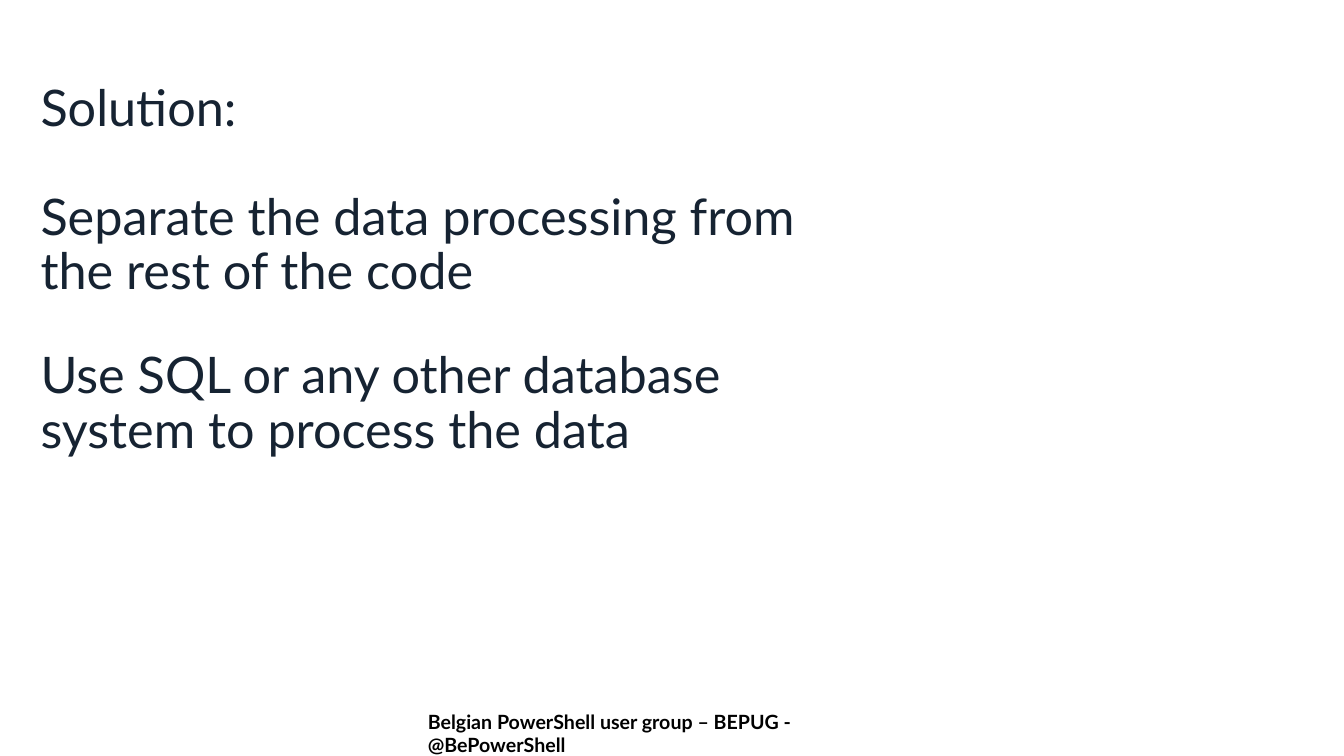
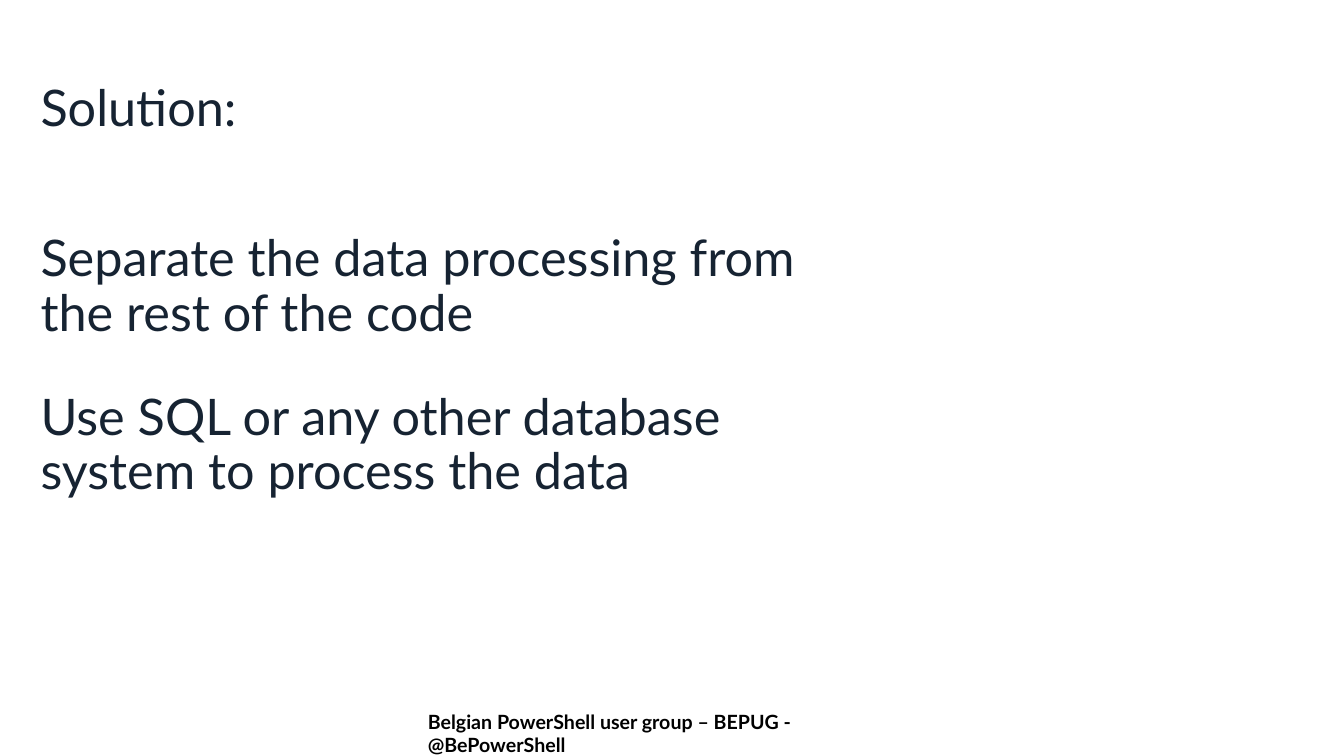
Before and after one commit to BEPUG/meetups, a slide deck: slide 4 of 20180927/Stick to the full potential of PowerShell/Stick to the full potential of PowerShell.pptx. Drawn at 1344x756 pixels with LibreOffice and Linux fonts; fonts in the diff are those of the drawing; background and template pictures are left out. Boxes give left, top, right and bottom in pixels: in the first picture for what was removed or moved away, otherwise in the second. Text is boxed around its words. In the diff, an @@ line names an element or a change of style, - is before the commit and + after.

```diff
--- a/20180927/Stick to the full potential of PowerShell/Stick to the full potential of PowerShell.pptx
+++ b/20180927/Stick to the full potential of PowerShell/Stick to the full potential of PowerShell.pptx
@@ text "Separate the data processing from ...": place and size @@
-text "Separate the data processing from ..." at [41, 198, 795, 290]
+text "Separate the data processing from ..." at [41, 239, 795, 332]
@@ text "Use SQL or any other ...": place and size @@
-text "Use SQL or any other ..." at [41, 356, 721, 457]
+text "Use SQL or any other ..." at [41, 398, 721, 498]
```
Also in this commit, not shown: 4 other slides changed.
